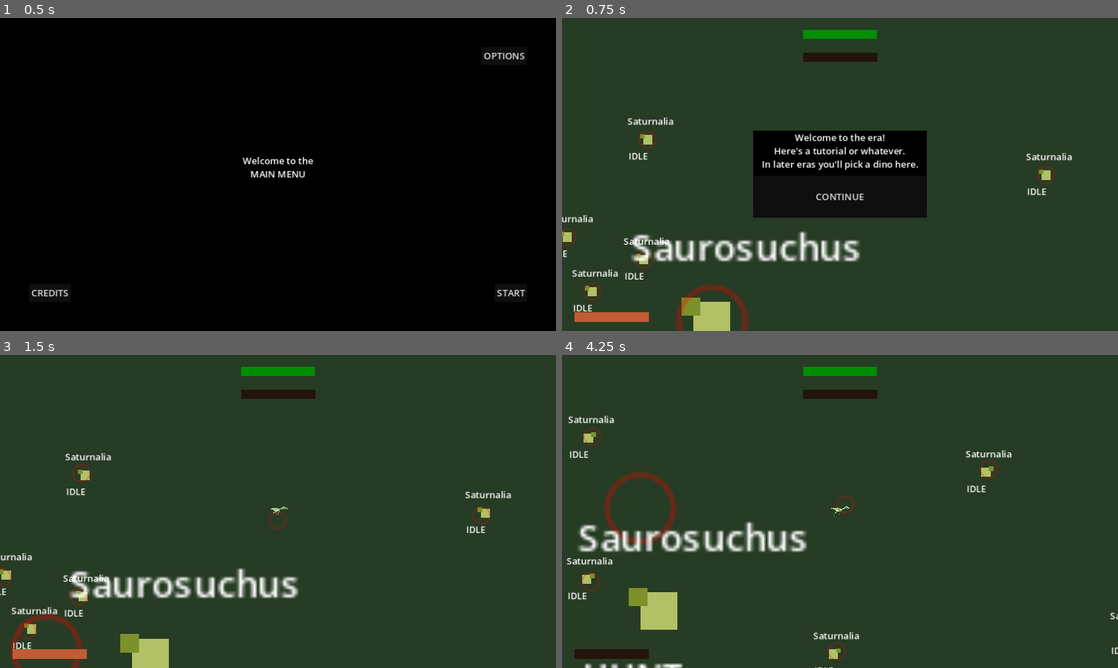
Above: before the commit, frames 1-4 (two rows, left to right).
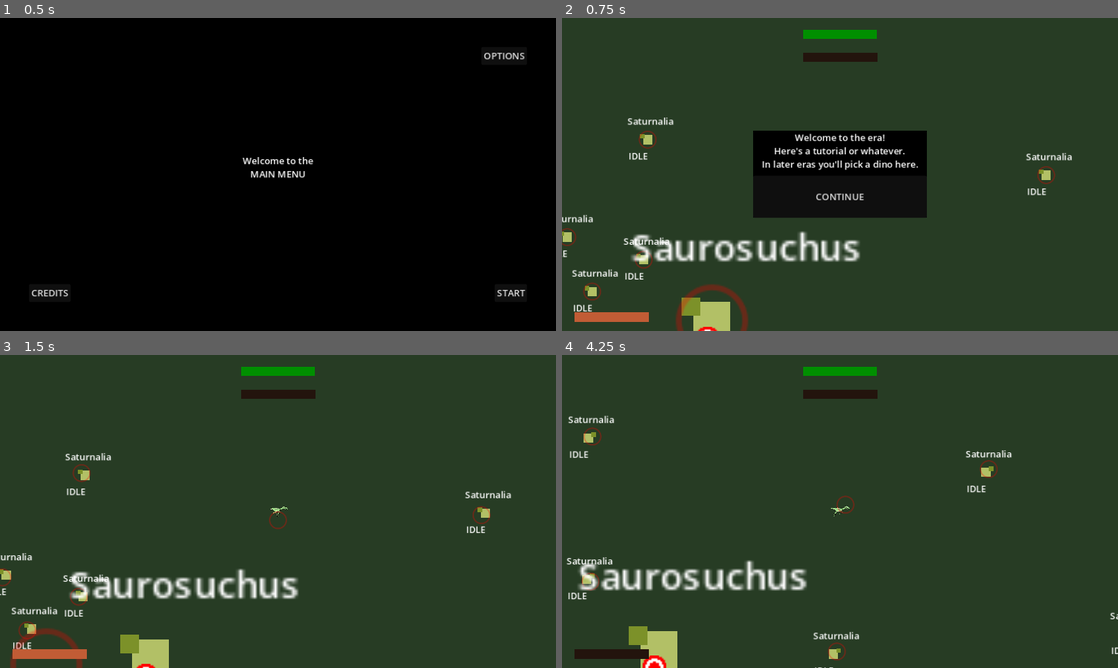
Above: after the commit, the same moments.

Repository: Enneagon/GodotGameJam2024
Game: Godot game, scene res://Scenes/main_menu.tscn
Same seed, same stepped clock (60 frames per second), same inputs: the game is played once before the commit and once after it.
Inputs (mouse positions are in pixels of both pictures, inside the frame that each line leads up to):
- Up to frame 1 (0.5 s): no input
- Up to frame 2 (0.75 s): click "START" at 0.5 s
- Up to frame 3 (1.5 s): click "CONTINUE" at 1.25 s
- Up to frame 4 (4.25 s): move the mouse to (962, 495) at 2.02 s; hold D (move_right) 2.03-2.78 s; hold Shift (sprint) 2.03-2.78 s; move the mouse to (728, 527) at 2.77 s; hold Down (move_down) 2.78-3.53 s; tap Shift (sprint) at 2.85 s; move the mouse to (895, 442) at 3.52 s; hold D (move_right) from 3.53 s (still down); hold Shift (sprint) from 3.53 s (still down)

Frame 1 is identical in both runs. In frame 2, less than 0.1% of the frame differs, in the area x 24-29%, y 98-100%; in frame 3, 1.4%; in frame 4, 6.9%, in the area x 2-45%, y 37-100%.

Commit message:
Weak Spots

Diff:
--- a/Scenes/enemy.tscn
+++ b/Scenes/enemy.tscn
@@ -1,16 +1,18 @@
-[gd_scene load_steps=10 format=3 uid="uid://plj4leebtrr4"]
+[gd_scene load_steps=12 format=3 uid="uid://plj4leebtrr4"]
 
 [ext_resource type="Script" path="res://Scripts/enemy.gd" id="1_bmmd3"]
 [ext_resource type="Texture2D" uid="uid://c1ruuyvcbm5d4" path="res://Assets/Visuals/PlaceholderCircle.png" id="2_0sp0g"]
 [ext_resource type="Texture2D" uid="uid://bifpovg0ndocs" path="res://Assets/Visuals/Square.png" id="2_0syae"]
 [ext_resource type="Texture2D" uid="uid://cgmmkhhkiye10" path="res://Assets/Visuals/SmallProgressBar.png" id="3_4p6eq"]
 [ext_resource type="Script" path="res://Scripts/enemy_hurtbox.gd" id="3_yipej"]
+[ext_resource type="Texture2D" uid="uid://gh1w6f5j3pbd" path="res://Assets/Visuals/PlaceholderTarget.png" id="5_etuqj"]
+[ext_resource type="Script" path="res://Scripts/enemy_weakspot.gd" id="5_x0r6r"]
 
 [sub_resource type="CircleShape2D" id="CircleShape2D_5kwfq"]
 radius = 9.21954
 
 [sub_resource type="CircleShape2D" id="CircleShape2D_2hirq"]
-radius = 15.0
+radius = 5.0
 
 [sub_resource type="CircleShape2D" id="CircleShape2D_jiby8"]
 radius = 70.0
@@ -42,12 +44,28 @@
 script = ExtResource("3_yipej")
 
 [node name="CollisionShape2D" type="CollisionShape2D" parent="Hurtbox"]
+visible = false
 shape = SubResource("CircleShape2D_2hirq")
 
 [node name="Sprite2D" type="Sprite2D" parent="Hurtbox"]
 modulate = Color(1, 1, 1, 0.294118)
 scale = Vector2(0.65, 0.65)
 texture = ExtResource("2_0sp0g")
+
+[node name="WeakSpot" type="Area2D" parent="." groups=["WeakSpot"]]
+collision_layer = 2
+collision_mask = 0
+script = ExtResource("5_x0r6r")
+
+[node name="CollisionShape2D" type="CollisionShape2D" parent="WeakSpot"]
+shape = SubResource("CircleShape2D_2hirq")
+
+[node name="Sprite2D" type="Sprite2D" parent="WeakSpot"]
+scale = Vector2(0.65, 0.65)
+texture = ExtResource("5_etuqj")
+
+[node name="RespawnTimer" type="Timer" parent="WeakSpot"]
+one_shot = true
 
 [node name="DetectionRange" type="Area2D" parent="."]
 collision_layer = 0
@@ -100,6 +118,9 @@
 
 [connection signal="body_entered" from="Hurtbox" to="." method="_on_hurtbox_body_entered"]
 [connection signal="body_exited" from="Hurtbox" to="." method="_on_hurtbox_body_exited"]
+[connection signal="body_entered" from="WeakSpot" to="." method="_on_hurtbox_body_entered"]
+[connection signal="body_exited" from="WeakSpot" to="." method="_on_hurtbox_body_exited"]
+[connection signal="timeout" from="WeakSpot/RespawnTimer" to="WeakSpot" method="_on_respawn_timer_timeout"]
 [connection signal="body_entered" from="DetectionRange" to="." method="_on_detectionrange_body_entered"]
 [connection signal="body_exited" from="DetectionRange" to="." method="_on_detectionrange_body_exited"]
 [connection signal="timeout" from="DirectionTimer" to="." method="_on_direction_timer_timeout"]
--- a/Scripts/GlobalVars.gd
+++ b/Scripts/GlobalVars.gd
@@ -21,6 +21,7 @@
 # Global Variables
 const DAMAGE_REDUCTION_MULTIPLIER = 0.5
 const DAMAGE_INCREASE_MULTIPLIER = 1.5
+const CRITICAL_DAMAGE_MULTIPLIER = 2.0
 var currentLevel = 1
 var previousType = dinoType.EORAPTOR
 
--- a/Scripts/enemy.gd
+++ b/Scripts/enemy.gd
@@ -140,8 +140,11 @@
 func eat_food():
 	print("ate food")
 
-func takeDamage(damage, source):
+func takeDamage(damage, source, crit):
 	print("taking damage " + str(damage) + " from " + source.name)
+
+	if crit:
+		$WeakSpot.criticallyHit()
 
 	enemyHP -= damage
 	if(source.dinoSize >= dinoSize || enemyHP < (enemyHPMax / 3)):
@@ -209,7 +212,9 @@
 
 func _on_attack_timer_timeout():
 	if !enemiesWithinBiteRange.is_empty():
-		enemiesWithinBiteRange[0].takeDamage(enemyStrength, self)
+		# Enemies cannot crit
+		var crit = false
+		enemiesWithinBiteRange[0].takeDamage(enemyStrength, self, crit)
 
 
 func _on_detectionrange_body_entered(body):
--- /dev/null
+++ b/Scripts/enemy_weakspot.gd
@@ -0,0 +1,26 @@
+extends Area2D
+
+var weakspotDistance = 8.0
+var direction = Vector2.LEFT
+var respawnTime = 0.5
+
+func _ready():
+	if get_parent().dinoSize <= GlobalVars.playerSize:
+		queue_free()
+	randomizePosition()
+
+func criticallyHit():
+	hide()
+	set_deferred("monitorable", false)
+	$"../WeakSpot/RespawnTimer".start()
+
+func randomizePosition():
+	direction = Vector2(randf_range(-1, 1), randf_range(-1, 1))
+	direction = direction.normalized()
+	position = direction * weakspotDistance
+
+
+func _on_respawn_timer_timeout():
+	randomizePosition()
+	monitorable = true
+	show()
--- a/Scripts/hurtbox.gd
+++ b/Scripts/hurtbox.gd
@@ -2,6 +2,7 @@
 
 var biteRange = 15.0
 var animated_sprite
+var weakSpotInRange = false
 
 func _ready():
 	get_parent().dinoSpriteChoice.connect(chooseSprite)
@@ -17,3 +18,9 @@
 			animated_sprite.flip_h = false
 		else:
 			animated_sprite.flip_h = true
+
+func _physics_process(_delta):
+	weakSpotInRange = false
+	for area in get_overlapping_areas():
+		if area.is_in_group("WeakSpot"):
+			weakSpotInRange = true
--- a/Scripts/player.gd
+++ b/Scripts/player.gd
@@ -144,12 +144,18 @@
 	if !enemiesWithinBiteRange.is_empty():
 		var damage = GlobalVars.playerStrength
 		var targetedEnemy = enemiesWithinBiteRange[0]
-		if(targetedEnemy.dinoSize > self.dinoSize):
-			damage = damage * GlobalVars.DAMAGE_REDUCTION_MULTIPLIER
-		elif (targetedEnemy.dinoSize < self.dinoSize):
-			damage = damage * GlobalVars.DAMAGE_INCREASE_MULTIPLIER
+		var crit = false
 
-		enemiesWithinBiteRange[0].takeDamage(damage, self)
+		if $BiteHurtbox.weakSpotInRange == true:
+			damage = damage * GlobalVars.CRITICAL_DAMAGE_MULTIPLIER
+			crit = true
+
+		#if(targetedEnemy.dinoSize > self.dinoSize):
+		#	damage = damage * GlobalVars.DAMAGE_REDUCTION_MULTIPLIER
+		#elif (targetedEnemy.dinoSize < self.dinoSize):
+		#	damage = damage * GlobalVars.DAMAGE_INCREASE_MULTIPLIER
+
+		targetedEnemy.takeDamage(damage, self, crit)
 		biteTimer.start()
 		$PlaceholderMunch.play()
 
@@ -166,7 +172,7 @@
 	if GlobalVars.hungerPoints >= GlobalVars.hungerPointsMax:
 		bellyFull.emit()
 
-func takeDamage(damage, enemy):
+func takeDamage(damage, enemy, _crit):
 	GlobalVars.playerHP -= damage
 	if GlobalVars.playerHP <= 0:
 		die(enemy)
Binary file added: Assets/Visuals/PlaceholderTarget.png
Not shown, added: Assets/Visuals/PlaceholderTarget.png.import
